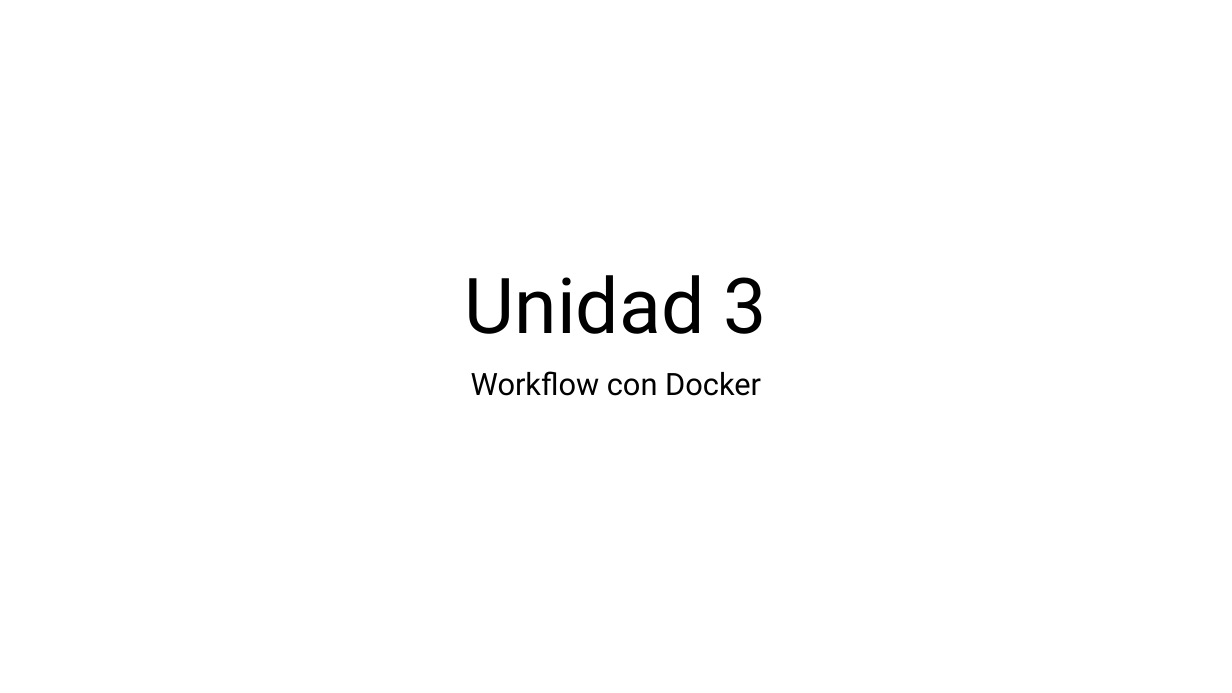
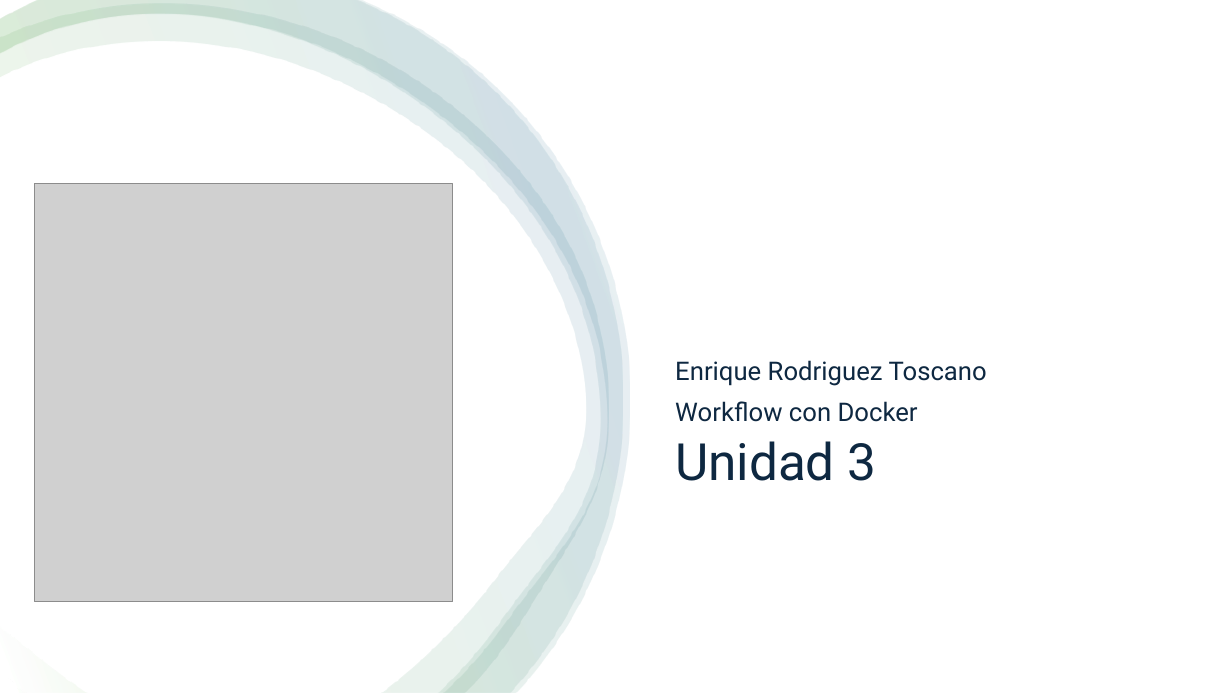
Before and after one commit to za250120548/M_SC_BIGDATA_ERT2025, a slide deck: slide 1 of Unidad_3/work/Unidad3_Evidence.pptx. Drawn at 1232x693 pixels with LibreOffice and Linux fonts; fonts in the diff are those of the drawing; grey boxes stand for pictures. Boxes give left, top, right and bottom in pixels: in the first picture for what was removed or moved away, otherwise in the second. Text is boxed around its words. In the diff, an @@ line names an element or a change of style, - is before the commit and + after.

Commit message:
add name and format to the Unidad3 evidence ppt

```diff
--- a/Unidad_3/work/Unidad3_Evidence.pptx
+++ b/Unidad_3/work/Unidad3_Evidence.pptx
@@ rectangle added at [0,0,1232,693], fill #FFFFFF @@
@@ freeform shape added at [0,4,609,693], fill gradient #FFFFFF to #4EA72E to #156082 @@
@@ freeform shape added at [0,0,623,693], fill gradient #FFFFFF to #4EA72E to #156082 @@
@@ freeform shape added at [0,0,630,692], fill gradient #FFFFFF to #4EA72E to #156082 @@
@@ picture added at [34,184,453,603] @@
@@ subtitle "Enrique Rodriguez Toscano": place and size @@
-subtitle "Enrique Rodriguez Toscano" at [471,371,761,396]
+subtitle "Enrique Rodriguez Toscano" at [675,360,987,422]
@@ subtitle "Enrique Rodriguez Toscano" at [675,360,987,422]: vertical alignment top to bottom @@
@@ subtitle at [675,360,987,386]: paragraph added @@
+Enrique Rodriguez Toscano
@@ subtitle at [675,401,918,422]: size 24 to 20 pt, text colour #000000 to #0E2841 in "Workflow con Docker"; alignment centre to left @@
@@ title "Unidad 3": place and size @@
-title "Unidad 3" at [465,275,767,334]
+title "Unidad 3" at [675,441,877,481]
@@ title "Unidad 3" at [675,441,877,481]: size 60 to 40 pt, text colour #000000 to #0E2841; alignment centre to left; vertical alignment bottom to top @@
```
Also in this commit, not shown: 6 other slides changed.
